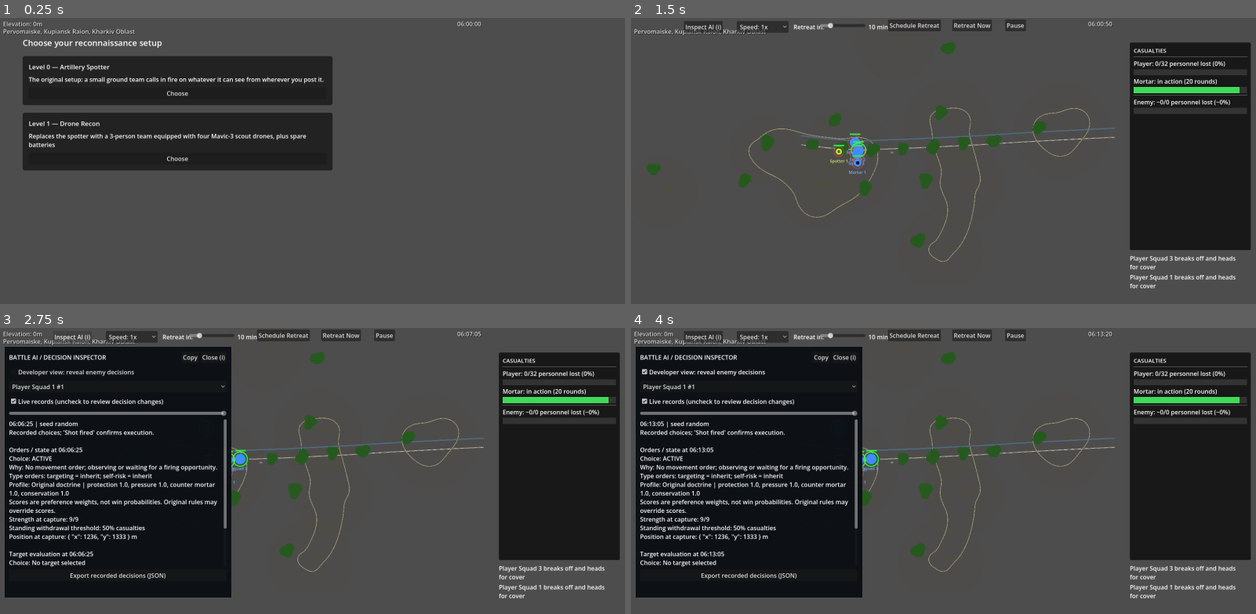
Above: before the commit, frames 1-4 (two rows, left to right).
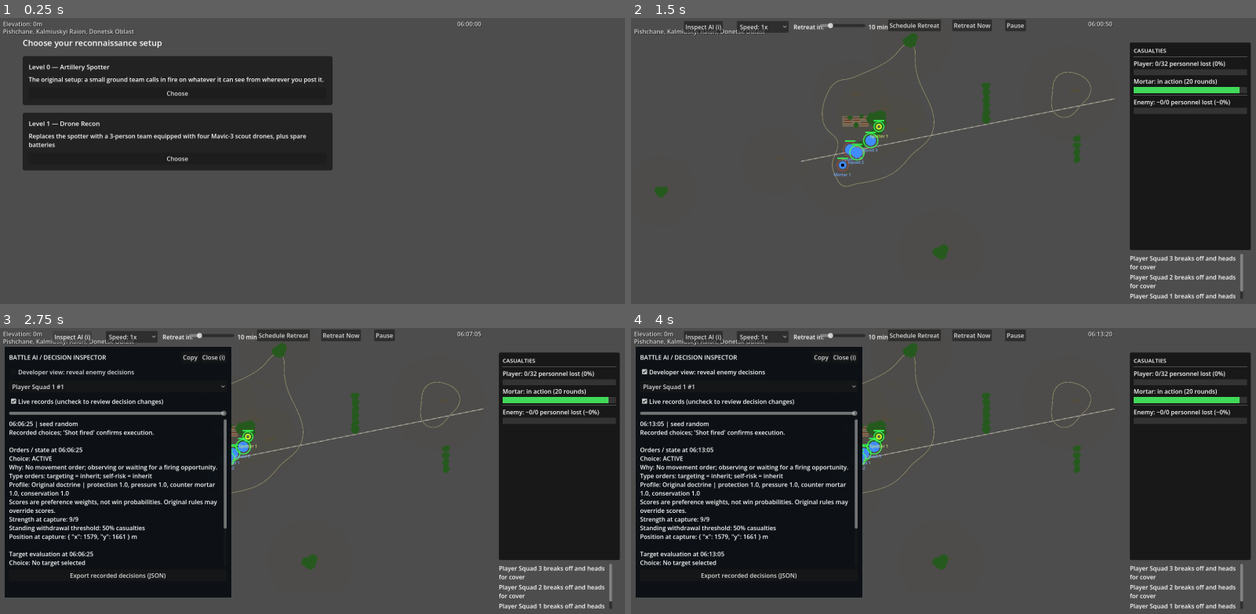
Above: after the commit, the same moments.

Repository: verybadcat/Drones
Game: Godot game, scene res://scenes/Main.tscn
The game is run twice, just before and just after one commit, with the same random seed, the same clock (stepped at 60 frames per second) and the same inputs.
Inputs:
- Up to frame 1 (0.25 s): no input
- Up to frame 2 (1.5 s): click "Choose" at 0.5 s; click "Start Battle" at 1.25 s
- Up to frame 3 (2.75 s): click "Inspect AI (i)" at 2 s
- Up to frame 4 (4 s): click "Copy" at 2.75 s; click "Developer view: reveal enemy …" at 3.5 s

The runs differ from the first frame. In frame 1, 0.2% of the frame differs, in the area x 1-22%, y 3-7%; in frame 2, 4.2%, in the area x 1-98%, y 3-99%; in frame 3, 3.0%; in frame 4, 3.0%.

Commit message:
Turn CURRENT_MAP into a catalog, add Pishchane as the new default
GameConfig.MAPS now holds every real place this game can load, keyed
by id; CURRENT_MAP is just MAPS[DEFAULT_MAP_ID]. Pervomaiske moves in
unchanged and stays fully built even though it's no longer the
default. Every function that already read CURRENT_MAP needed zero
changes.

New default map: Pishchane, Kalmiuskyi Raion, Donetsk Oblast (built
from real satellite imagery around 47.768118, 37.878843), no
documented 2022+ engagement at this exact spot so the scenario is
explicitly flagged as hypothetical rather than a re-creation of a
real battle. Forest is authored as chains of small, closely-spaced
patches tracing real shapes (a tapering wooded ravine, two steppe
shelterbelts) instead of a few large idealized blobs.

The first full regression against the new map surfaced a real balance
bug: the defended position had no real terrain masking, giving both
sides multi-kilometer sightlines and getting the spotter killed in
nearly every trial. Fixed with an added hill astride the actual
sightline; re-verified against the same regression (75%/70% held,
3.7-3.9x exchange ratio, in line with every other map's baseline).

Also generalized the river/canal mechanic to be genuinely optional
(CURRENT_MAP.has("river")) rather than assumed — Pishchane's only
real watercourse is a small pond too local to model as an obstacle.

Co-Authored-By: Claude Sonnet 5 <noreply@anthropic.com>

Diff:
--- a/scripts/game_config.gd
+++ b/scripts/game_config.gd
@@ -26,21 +26,31 @@
 ## the drone-specific constants below.
 enum ReconMode { SPOTTER, DRONE_TEAM }
 
-## Everything about THIS map — as opposed to the game's general rules,
+## Everything about ANY map — as opposed to the game's general rules,
 ## which live as ordinary top-level constants throughout this file — lives
-## in this one dictionary, INCLUDING its own real-world size (width_m/
-## height_m/west_flank_width_m). draw_terrain and every terrain-lookup
-## function (get_terrain_type_at, nearest_cover_point, has_direct_los,
-## is_river_at, elevation_m, road_waypoints_px, etc.) read from
-## CURRENT_MAP's fields, never from a map-specific name of their own —
-## swapping maps means writing a new CURRENT_MAP value, not touching the
-## functions that read it, the window/camera sizing, or any other code.
-## PIXELS_PER_METER (below) is the one deliberate exception: it's a fixed
-## engine<->real-world conversion factor, not itself map data, specifically
-## so every OTHER range/speed constant in this file — authored as "meters
-## * PIXELS_PER_METER" — never has to change just because the currently-
-## loaded map's own size did.
+## in one dictionary per real place, INCLUDING its own real-world size
+## (width_m/height_m/west_flank_width_m). draw_terrain and every terrain-
+## lookup function (get_terrain_type_at, nearest_cover_point,
+## has_direct_los, is_river_at, elevation_m, road_waypoints_px, etc.) read
+## from CURRENT_MAP's fields, never from a map-specific name of their own —
+## adding a new real place to the catalog, or changing which one loads by
+## default, means writing/pointing at a new MAPS entry, not touching the
+## functions that read CURRENT_MAP, the window/camera sizing, or any other
+## code. PIXELS_PER_METER (below) is the one deliberate exception: it's a
+## fixed engine<->real-world conversion factor, not itself map data,
+## specifically so every OTHER range/speed constant in this file —
+## authored as "meters * PIXELS_PER_METER" — never has to change just
+## because the currently-loaded map's own size did.
 ##
+## MAPS is the full catalog — every real place this game can currently
+## load, keyed by a short id. CURRENT_MAP is just MAPS[DEFAULT_MAP_ID]:
+## changing the default (or adding a third place later) is a one-line/
+## one-entry change here, never a change to the functions that consume
+## CURRENT_MAP. A map already built stays in the catalog even once it's
+## no longer the default — building up a real roster of places to fight
+## over, not replacing one with the next each time.
+const DEFAULT_MAP_ID: String = "pishchane"
+
 ## This map depicts Pervomaiske, a small hamlet in Kupiansk Raion, Kharkiv
 ## Oblast — a handful of buildings at a rural crossroads along the road
 ## between the larger village of Myrne (to the west, in the defender's own
@@ -77,7 +87,8 @@
 ## at all (screen-right already means real east, matching every other
 ## piece of this game's own east-attacker/west-defender convention), so
 ## unlike Moshchun's compass, true north on this map points straight up.
-const CURRENT_MAP: Dictionary = {
+const MAPS: Dictionary = {
+"pervomaiske": {
 	"name": "Pervomaiske",
 	"location_subtitle": "Kupiansk Raion, Kharkiv Oblast",
 	"compass_north_screen_direction": Vector2(0.0, -1.0),
@@ -270,7 +281,255 @@
 		"flank_waypoint_x": -1000.0 * PIXELS_PER_METER,
 		"flank_waypoint_arrival_radius": 350.0 * PIXELS_PER_METER, # must stay > ENEMY_SURROUND_STANDOFF_RADIUS (300m) — see that constant's own doc comment
 	},
+},
+
+## This map depicts Pishchane, a small settlement in Kalmiuskyi Raion,
+## Donetsk Oblast, built from real satellite imagery around the coordinates
+## 47.768118, 37.878843 — a real farm/livestock complex at the settlement's
+## southern edge (the coordinates land almost exactly on it), a residential
+## strip just north of it, and, immediately northeast, a real wooded ravine
+## (a "balka" — a natural gully cut by drainage, not a planted feature)
+## that narrows as it runs down toward a small pond right next to the
+## complex. Unlike Moshchun and Pervomaiske, no specific documented
+## engagement is claimed for this exact spot — this part of Donetsk Oblast
+## has been outside Ukrainian government control since 2014, not a place
+## that changed hands in 2022, so there is no real battle to depict here.
+## The terrain is real; the engagement fought over it is a hypothetical
+## one, same fictional-tactical premise (a Russian assault probing from
+## the east) as every other map in this game, not a re-creation of an
+## actual fight — stated plainly rather than implied, the way this file
+## already states plainly when a map's elevation or building layout is an
+## approximation rather than a survey.
+##
+## The ravine's own tree cover is modeled as a CHAIN of small, closely-
+## spaced patches following the real tapering shape traced from the source
+## imagery — a wide wedge at the head, narrowing leg by leg down to the
+## pond — rather than one or two large circles standing in for the whole
+## area. A single big blob would have been faster to author but would
+## have covered ground that's actually open, and left the real taper
+## invisible; keeping each patch small enough that the chain's own outline
+## does the work is what makes the shape on screen the real one instead of
+## an idealized stand-in. The same technique models two real steppe
+## shelterbelts (windbreak tree lines — "lisosmuha," extremely common
+## across this open farmland, planted in long straight or gently curved
+## rows between fields) as chains of small overlapping patches forming a
+## thin line, rather than as an oval that would misrepresent them as a
+## rounded stand of trees. Regional elevation for this part of the Donets
+## uplands runs higher and more varied than Pervomaiske's flat steppe
+## (roughly 150-220m ASL, with real ravines like this one cut into it) —
+## hills below are a modest approximation from that and the real ravine's
+## own rim, not a survey.
+##
+## The real road/tree-line axis here runs diagonally (perceptibly NW-SE)
+## rather than due east-west like Pervomaiske's — reproduced directly as a
+## steady y-drift as x increases along road_waypoints_m/the forest chain,
+## the same technique Pervomaiske and Moshchun already used for local
+## geometry that isn't axis-aligned, rather than rotating the compass over
+## it. The real village center-line actually runs north from the complex,
+## off this east-west axis entirely; it's modeled as real, present terrain
+## (the residential terrain_zones entry) rather than forced onto the
+## attacker/defender axis just to have somewhere to put it. Compass north
+## points straight up: the real attack axis modeled here (from the open
+## farmland to the real east) already matches this game's standing east-
+## attacker/west-defender convention, same as Pervomaiske, so no rotation
+## is needed. This map has no river/canal — the real watercourse near here
+## is the small pond by the complex, fed by the ravine's own drainage, too
+## local to model as a map-spanning obstacle the way Moshchun's river or
+## Pervomaiske's canal are; CURRENT_MAP simply omits the "river" key, and
+## every river-aware function treats that as "no river on this map" rather
+## than assuming every map must have one.
+"pishchane": {
+	"name": "Pishchane",
+	"location_subtitle": "Kalmiuskyi Raion, Donetsk Oblast",
+	"compass_north_screen_direction": Vector2(0.0, -1.0),
+
+	"width_m": 5000.0,
+	"height_m": 3500.0,
+	"west_flank_width_m": 1500.0,
+
+	"village_center": Vector2(1500.0, 1750.0) * PIXELS_PER_METER,
+
+	## The first four sit near real features (the ravine's own rim, the
+	## village, the complex's south side, the rear); the rest fill the
+	## standard frame's wider margins, in the same modestly-rolling style.
+	"hills": [
+		{"center_m": Vector2(1800.0, 1250.0), "radius_m": 400.0, "height_m": 11.0, "warp_harmonics": [
+			{"frequency": 2, "amplitude": 0.15, "phase": 0.9}, {"frequency": 3, "amplitude": 0.1, "phase": 2.4},
+		]}, # high ground flanking the ravine's own northern rim
+		# Sits astride the road roughly 700m out — real, unnamed high
+		# ground is plausible here (no precise survey data exists for
+		# this exact spot, same honesty caveat as every hill on this
+		# map), and without SOME rise between the complex and the open
+		# farmland, the position has an unbroken sightline for kilometers
+		# in every direction: real ground-level LOS in this engine is
+		# masked by elevation, not by TREES (which only affect detection
+		# odds/cover, not raw visibility — see has_direct_los's own doc
+		# comment), so completely flat terrain here would leave the
+		# spotter, mortar, and squads all visible to (and equally able to
+		# see) the entire approach from minute one — confirmed directly:
+		# before this hill existed, the defended position could see, and
+		# be seen from, the road nearly 2.5km out, and lost the spotter
+		# almost every trial as a direct result.
+		{"center_m": Vector2(2000.0, 1520.0), "radius_m": 340.0, "height_m": 20.0, "warp_harmonics": [
+			{"frequency": 2, "amplitude": 0.14, "phase": 1.7}, {"frequency": 3, "amplitude": 0.11, "phase": 0.2},
+		]}, # rise astride the road, masks the complex from the open approach
+		{"center_m": Vector2(1300.0, 2100.0), "radius_m": 380.0, "height_m": 9.0, "warp_harmonics": [
+			{"frequency": 3, "amplitude": 0.14, "phase": 1.1}, {"frequency": 2, "amplitude": 0.12, "phase": 2.7},
+		]}, # gentle rise south of the complex, defender's side
+		{"center_m": Vector2(1400.0, 1050.0), "radius_m": 350.0, "height_m": 10.0, "warp_harmonics": [
+			{"frequency": 2, "amplitude": 0.16, "phase": 0.3}, {"frequency": 4, "amplitude": 0.08, "phase": 2.9},
+		]}, # rise near the village proper, north of the complex
+		{"center_m": Vector2(400.0, 1900.0), "radius_m": 320.0, "height_m": 9.0, "warp_harmonics": [
+			{"frequency": 3, "amplitude": 0.15, "phase": 1.8}, {"frequency": 2, "amplitude": 0.11, "phase": 0.6},
+		]}, # rear rise, defender's side
+		{"center_m": Vector2(4300.0, 1000.0), "radius_m": 450.0, "height_m": 12.0, "warp_harmonics": [
+			{"frequency": 2, "amplitude": 0.13, "phase": 2.2}, {"frequency": 3, "amplitude": 0.1, "phase": 0.4},
+		]}, # distant rise on the attacker's approach, far east
+		{"center_m": Vector2(2600.0, 3100.0), "radius_m": 400.0, "height_m": 10.0, "warp_harmonics": [
+			{"frequency": 3, "amplitude": 0.14, "phase": 0.7}, {"frequency": 2, "amplitude": 0.12, "phase": 2.1},
+		]}, # southern farmland rise
+		{"center_m": Vector2(2200.0, 300.0), "radius_m": 380.0, "height_m": 9.0, "warp_harmonics": [
+			{"frequency": 2, "amplitude": 0.15, "phase": 1.5}, {"frequency": 3, "amplitude": 0.09, "phase": 3.0},
+		]}, # northern farmland rise
+		{"center_m": Vector2(-1100.0, 2300.0), "radius_m": 340.0, "height_m": 9.0, "warp_harmonics": [
+			{"frequency": 2, "amplitude": 0.14, "phase": 2.6}, {"frequency": 3, "amplitude": 0.11, "phase": 0.8},
+		]}, # deeper west-flank rise, rear area
+	],
+
+	# The real complex the coordinates land on, a smaller outbuilding just
+	# south of it, and the residential streets north of both — three
+	# separate, axis-aligned footprints rather than one shape standing in
+	# for the whole settlement, matching how the source imagery actually
+	# shows three distinct built-up clusters, not one continuous one.
+	"terrain_zones": [
+		{"rect": Rect2(1410.0 * PIXELS_PER_METER, 1685.0 * PIXELS_PER_METER, 180.0 * PIXELS_PER_METER, 130.0 * PIXELS_PER_METER), "type": TerrainType.BUILDING}, # the defended complex
+		{"rect": Rect2(1515.0 * PIXELS_PER_METER, 1840.0 * PIXELS_PER_METER, 50.0 * PIXELS_PER_METER, 40.0 * PIXELS_PER_METER), "type": TerrainType.BUILDING}, # smaller outbuilding, south of the complex
+		{"rect": Rect2(1295.0 * PIXELS_PER_METER, 1300.0 * PIXELS_PER_METER, 350.0 * PIXELS_PER_METER, 140.0 * PIXELS_PER_METER), "type": TerrainType.BUILDING}, # Pishchane's residential streets, north of the complex
+	],
+
+	## See this dictionary's own doc comment above for why these are
+	## chains of small patches, not a few big ones: patches 1-6 trace the
+	## real ravine's tapering shape; 7-12 and 13-16 are two real steppe
+	## shelterbelt lines; 17-19 are village garden trees; 20-22 are single
+	## isolated copses filling the standard frame's wider margins.
+	"forest_patches": [
+		{"center_m": Vector2(1750.0, 1330.0), "radius_m": 110.0, "warp_harmonics": [
+			{"frequency": 2, "amplitude": 0.16, "phase": 0.5}, {"frequency": 3, "amplitude": 0.1, "phase": 2.2},
+		]}, # ravine head, widest point
+		{"center_m": Vector2(1780.0, 1410.0), "radius_m": 95.0, "warp_harmonics": [
+			{"frequency": 3, "amplitude": 0.15, "phase": 1.4}, {"frequency": 2, "amplitude": 0.12, "phase": 2.8},
+		]}, # ravine, narrowing
+		{"center_m": Vector2(1760.0, 1490.0), "radius_m": 80.0, "warp_harmonics": [
+			{"frequency": 2, "amplitude": 0.17, "phase": 2.5}, {"frequency": 4, "amplitude": 0.09, "phase": 0.6},
+		]}, # ravine, narrowing
+		{"center_m": Vector2(1700.0, 1560.0), "radius_m": 65.0, "warp_harmonics": [
+			{"frequency": 3, "amplitude": 0.14, "phase": 0.8}, {"frequency": 2, "amplitude": 0.13, "phase": 2.3},
+		]}, # ravine, narrowing
+		{"center_m": Vector2(1630.0, 1620.0), "radius_m": 50.0, "warp_harmonics": [
+			{"frequency": 2, "amplitude": 0.16, "phase": 1.9}, {"frequency": 3, "amplitude": 0.1, "phase": 0.3},
+		]}, # ravine tail, near the pond
+		{"center_m": Vector2(1560.0, 1670.0), "radius_m": 40.0, "warp_harmonics": [
+			{"frequency": 3, "amplitude": 0.15, "phase": 2.7}, {"frequency": 2, "amplitude": 0.11, "phase": 0.9},
+		]}, # ravine tail, right at the pond by the complex
+		{"center_m": Vector2(3200.0, 900.0), "radius_m": 45.0, "warp_harmonics": [
+			{"frequency": 2, "amplitude": 0.15, "phase": 0.4}, {"frequency": 3, "amplitude": 0.1, "phase": 2.1},
+		]}, # steppe shelterbelt, attacker's farmland
+		{"center_m": Vector2(3200.0, 990.0), "radius_m": 45.0, "warp_harmonics": [
+			{"frequency": 3, "amplitude": 0.14, "phase": 1.2}, {"frequency": 2, "amplitude": 0.12, "phase": 2.6},
+		]}, # steppe shelterbelt, attacker's farmland
+		{"center_m": Vector2(3200.0, 1080.0), "radius_m": 45.0, "warp_harmonics": [
+			{"frequency": 2, "amplitude": 0.16, "phase": 2.4}, {"frequency": 4, "amplitude": 0.08, "phase": 0.5},
+		]}, # steppe shelterbelt, attacker's farmland
+		{"center_m": Vector2(3200.0, 1170.0), "radius_m": 45.0, "warp_harmonics": [
+			{"frequency": 3, "amplitude": 0.15, "phase": 0.7}, {"frequency": 2, "amplitude": 0.13, "phase": 2.9},
+		]}, # steppe shelterbelt, attacker's farmland
+		{"center_m": Vector2(3200.0, 1260.0), "radius_m": 45.0, "warp_harmonics": [
+			{"frequency": 2, "amplitude": 0.17, "phase": 1.6}, {"frequency": 3, "amplitude": 0.09, "phase": 0.2},
+		]}, # steppe shelterbelt, attacker's farmland
+		{"center_m": Vector2(3200.0, 1350.0), "radius_m": 45.0, "warp_harmonics": [
+			{"frequency": 3, "amplitude": 0.14, "phase": 2.3}, {"frequency": 2, "amplitude": 0.1, "phase": 0.7},
+		]}, # steppe shelterbelt, attacker's farmland
+		{"center_m": Vector2(4400.0, 1600.0), "radius_m": 40.0, "warp_harmonics": [
+			{"frequency": 2, "amplitude": 0.15, "phase": 0.9}, {"frequency": 3, "amplitude": 0.1, "phase": 2.5},
+		]}, # second shelterbelt, near the attacker's spawn
+		{"center_m": Vector2(4400.0, 1690.0), "radius_m": 40.0, "warp_harmonics": [
+			{"frequency": 3, "amplitude": 0.16, "phase": 1.7}, {"frequency": 2, "amplitude": 0.12, "phase": 0.3},
+		]}, # second shelterbelt, near the attacker's spawn
+		{"center_m": Vector2(4400.0, 1780.0), "radius_m": 40.0, "warp_harmonics": [
+			{"frequency": 2, "amplitude": 0.14, "phase": 2.8}, {"frequency": 4, "amplitude": 0.09, "phase": 1.0},
+		]}, # second shelterbelt, near the attacker's spawn
+		{"center_m": Vector2(4400.0, 1870.0), "radius_m": 40.0, "warp_harmonics": [
+			{"frequency": 3, "amplitude": 0.15, "phase": 0.4}, {"frequency": 2, "amplitude": 0.11, "phase": 2.0},
+		]}, # second shelterbelt, near the attacker's spawn
+		{"center_m": Vector2(1400.0, 1320.0), "radius_m": 25.0, "warp_harmonics": [
+			{"frequency": 2, "amplitude": 0.18, "phase": 0.6}, {"frequency": 3, "amplitude": 0.1, "phase": 2.4},
+		]}, # household garden trees, village
+		{"center_m": Vector2(1550.0, 1300.0), "radius_m": 22.0, "warp_harmonics": [
+			{"frequency": 3, "amplitude": 0.17, "phase": 1.3}, {"frequency": 2, "amplitude": 0.13, "phase": 2.9},
+		]}, # household garden trees, village
+		{"center_m": Vector2(1480.0, 1420.0), "radius_m": 28.0, "warp_harmonics": [
+			{"frequency": 2, "amplitude": 0.16, "phase": 2.1}, {"frequency": 4, "amplitude": 0.08, "phase": 0.5},
+		]}, # household garden trees, village
+		{"center_m": Vector2(2600.0, 3100.0), "radius_m": 90.0, "warp_harmonics": [
+			{"frequency": 3, "amplitude": 0.15, "phase": 2.6}, {"frequency": 2, "amplitude": 0.1, "phase": 1.0},
+		]}, # isolated copse, southern farmland
+		{"center_m": Vector2(2200.0, 300.0), "radius_m": 85.0, "warp_harmonics": [
+			{"frequency": 2, "amplitude": 0.14, "phase": 1.4}, {"frequency": 3, "amplitude": 0.12, "phase": 3.0},
+		]}, # isolated copse, northern farmland
+		{"center_m": Vector2(-1100.0, 2300.0), "radius_m": 70.0, "warp_harmonics": [
+			{"frequency": 3, "amplitude": 0.16, "phase": 1.8}, {"frequency": 2, "amplitude": 0.12, "phase": 0.3},
+		]}, # west flank copse, deeper rear
+	],
+
+	"road_width_m": 6.0,
+	# Runs diagonally (NW-SE) through the complex, not due east-west — see
+	# this dictionary's own doc comment for why that's reproduced as a
+	# y-drift instead of a compass rotation.
+	"road_waypoints_m": [
+		Vector2(750.0, 1900.0),
+		Vector2(1500.0, 1750.0), # the complex
+		Vector2(2200.0, 1610.0),
+		Vector2(2900.0, 1470.0),
+		Vector2(3600.0, 1330.0),
+		Vector2(4300.0, 1190.0),
+		Vector2(4900.0, 1070.0),
+	],
+
+	"player": {
+		"deployment_zone": Rect2(150.0 * PIXELS_PER_METER, 100.0 * PIXELS_PER_METER, 2200.0 * PIXELS_PER_METER, 3300.0 * PIXELS_PER_METER),
+		"mortar_deployment_zone": Rect2(30.0 * PIXELS_PER_METER, 60.0 * PIXELS_PER_METER, 1950.0 * PIXELS_PER_METER, 3400.0 * PIXELS_PER_METER),
+		"spotter_deployment_zone": Rect2(30.0 * PIXELS_PER_METER, 30.0 * PIXELS_PER_METER, 4940.0 * PIXELS_PER_METER, 3440.0 * PIXELS_PER_METER),
+		"default_squad_positions": [
+			Vector2(1320.0, 1780.0) * PIXELS_PER_METER,
+			Vector2(1460.0, 1870.0) * PIXELS_PER_METER,
+			Vector2(1610.0, 1690.0) * PIXELS_PER_METER,
+		],
+		# South of both the complex and its outbuilding, clear of either.
+		"mortar_default_position": Vector2(1300.0, 1950.0) * PIXELS_PER_METER,
+		# Actually inside the ravine's own tree cover (not just nearby —
+		# checked directly against forest_patches, not eyeballed), with a
+		# clear ~250m sightline down to the road.
+		"spotter_default_position": Vector2(1780.0, 1440.0) * PIXELS_PER_METER,
+	},
+
+	"enemy": {
+		"spawn_x": 4900.0 * PIXELS_PER_METER, # matches the road's own easternmost waypoint
+		"squad_spread_min_offset_m": -260.0,
+		"squad_spread_max_offset_m": 260.0,
+		"mortar_rear_x_m": 4700.0, # 200m behind spawn_x, same offset as every other map
+		"mortar_spread_min_y_m": 850.0,
+		"mortar_spread_max_y_m": 1350.0,
+		# Deep enough into the 1500m west flank to be a real flank, same
+		# 2/3-in proportion as every other map.
+		"flank_waypoint_x": -1000.0 * PIXELS_PER_METER,
+		"flank_waypoint_arrival_radius": 350.0 * PIXELS_PER_METER, # must stay > ENEMY_SURROUND_STANDOFF_RADIUS (300m) — see that constant's own doc comment
+	},
+},
 }
+
+## The map actually loaded right now — see MAPS/DEFAULT_MAP_ID's own doc
+## comment above.
+const CURRENT_MAP: Dictionary = MAPS[DEFAULT_MAP_ID]
 
 ## The internal engine<->real-world scale: a fixed, map-INDEPENDENT
 ## conversion, not derived from any particular map's own size. This is
@@ -476,12 +735,14 @@
 	if _river_rects_built:
 		return
 	_river_rects_built = true
+	_river_segment_rects.clear()
+	if not CURRENT_MAP.has("river"):
+		return # not every real place has one — see CURRENT_MAP's own doc comment
 	var river: Dictionary = CURRENT_MAP.river
 	var path: Array = river.path_m
 	var half_w: float = river.width_m / 2.0 * PIXELS_PER_METER
 	var crossing: Vector2 = river.crossing_point_m * PIXELS_PER_METER
 	var gap_half: float = river.crossing_gap_m * PIXELS_PER_METER
-	_river_segment_rects.clear()
 	for i in path.size() - 1:
 		var a: Vector2 = path[i] * PIXELS_PER_METER
 		var b: Vector2 = path[i + 1] * PIXELS_PER_METER
@@ -2510,6 +2771,8 @@
 ## that's actually passable regardless of which way the path runs. A
 ## short plank mark across the gap marks the crossing itself.
 static func _draw_river(ci: CanvasItem) -> void:
+	if not CURRENT_MAP.has("river"):
+		return
 	var river: Dictionary = CURRENT_MAP.river
 	var path: Array = river.path_m
 	var width_px: float = river.width_m * PIXELS_PER_METER
Not shown, changed: docs/designs/tactical-commander-doctrine.md
